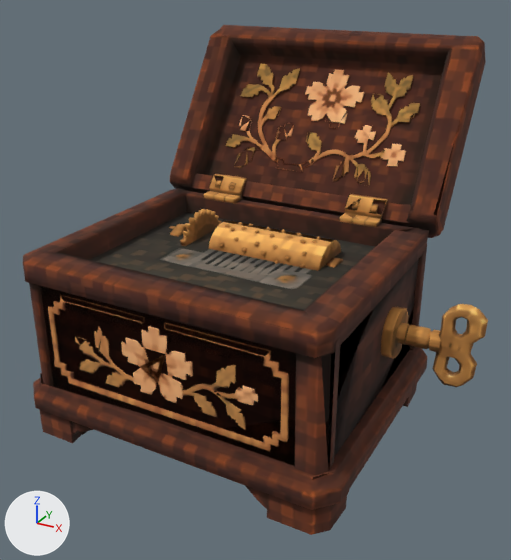
What one commit did to the glTF model assets/items/music_box_parts.glb.
Both versions are drawn from a 50 mm camera at (0.689, -1.45, 0.58) aimed at (-0.064, -0.081, -0.104). The axes (+X, +Y, +Z) are drawn at lower left. The lights are the same throughout. The older version comes first. Vertices at exactly the same position are counted once.

Objects in the first picture: 'Body', 'Lid'.
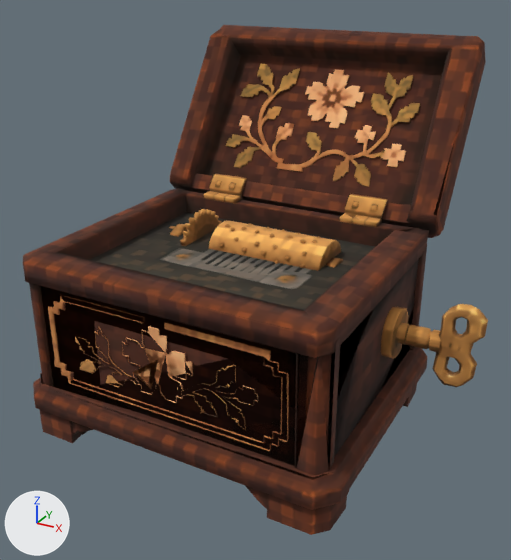
Commit message: Music box: no more flicker on its panels

Where the newer file only moved an object's origin or applied its transform, the numbers keep the older frame.

Patch to the scene script:
```diff
--- a/assets/items/music_box_parts.glb.py
+++ b/assets/items/music_box_parts.glb.py
@@ me_geometry_0 @@
 # used by ob_body; location = (0.0, 0.0, 0.0)
-me_geometry_0.from_pydata(...)  # 5770 vertices, 9517 faces; spans x -0.479..0.479, y -0.474..0.227, z -0.432..0.069
+me_geometry_0.from_pydata(...)  # 6863 vertices, 9944 faces; spans x -0.479..0.479, y -0.48..0.227, z -0.465..0.069
+# me_geometry_0 part 1: 6 vertices removed from x -0.245..0.257, y -0.444..-0.411, z -0.409..-0.161; 988 vertices added at x -0.461..0.284, y -0.48..0.15, z -0.46..0.003
+# other edits to the shape of me_geometry_0 do not show in these pictures
 me_geometry_0.materials.append(mat_material_0)
@@ me_geometry_0_001 @@
 # used by ob_lid; location = (-0.058, 0.158, 0.023)
-me_geometry_0_001.from_pydata(...)  # 1632 vertices, 2400 faces; spans x -0.414..0.364, y -0.019..0.318, z -0.065..0.408
+me_geometry_0_001.from_pydata(...)  # 1632 vertices, 2487 faces; spans x -0.414..0.364, y -0.019..0.318, z -0.065..0.408
+# me_geometry_0_001 part 2
+# 85 new faces join them
+# other edits to the shape of me_geometry_0_001 do not show in these pictures
 me_geometry_0_001.materials.append(mat_material_0)
```

Changed parts and their boxes [x1, y1, x2, y2] in the pictures (511 x 560 px):
part 1 of me_geometry_0, reshaped: before [99, 336, 165, 383]; after [99, 332, 331, 441]
part 2 of me_geometry_0_001, added: after [214, 108, 398, 215]
